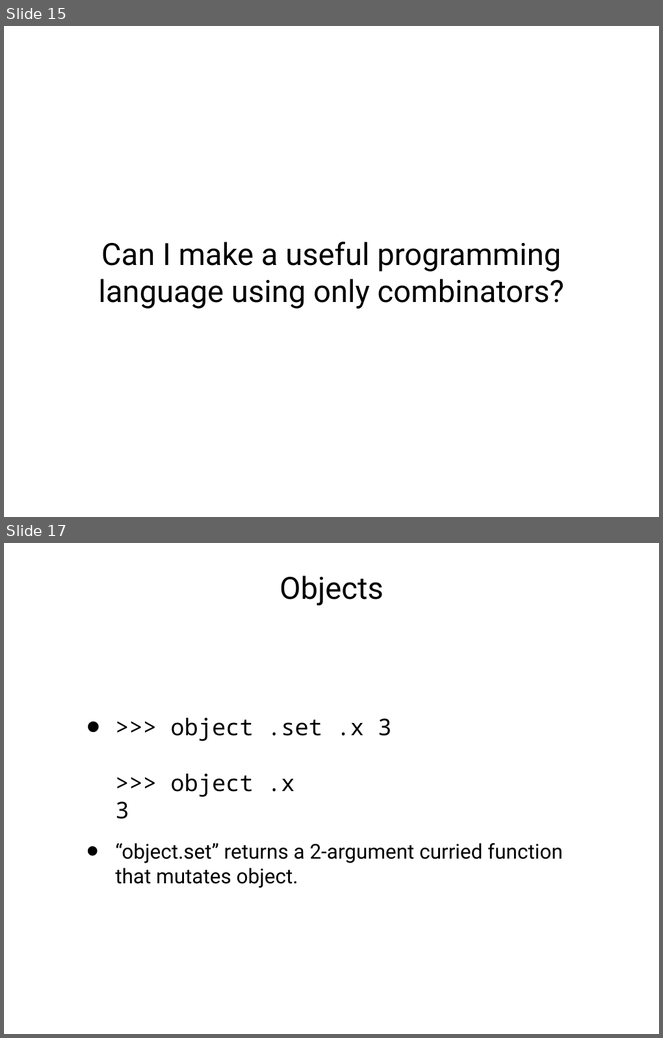
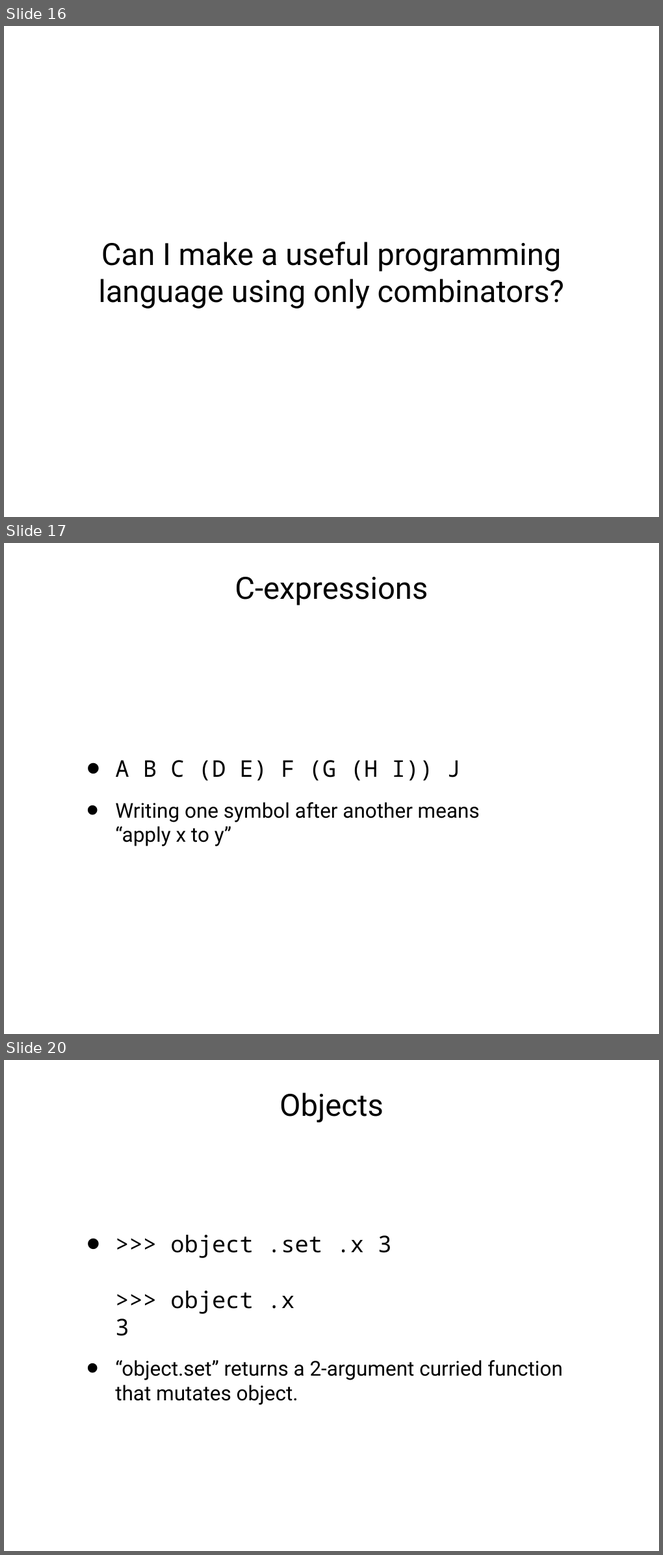
Before and after one commit to degoes-consulting/lambdaconf-2015, a slide deck: speakers/mcclure/IntroducingEmily0515_PPT.ppt. Shown one above the other, each under a label of ours: slides 15 and 17 before the commit, slides 16, 17 and 20 after it; the slides between them are not shown. The pictures are 663x1038 and 663x1555 pixels, drawn with LibreOffice and Linux fonts; fonts in the diff are those of the drawing. Boxes give left, top, right and bottom in pixels: in the first picture for what was removed or moved away, otherwise in the second. Text is boxed around its words. In the diff, an @@ line names an element or a change of style, - is before the commit and + after.

```diff
--- a/speakers/mcclure/IntroducingEmily0515_PPT.ppt
+++ b/speakers/mcclure/IntroducingEmily0515_PPT.ppt
@@ slide 17 added at box(4, 543, 659, 1034), background #FFFFFF @@
@@ title added at box(235, 577, 428, 605), 48 pt, text #000000 @@
+C-expressions
@@ text added at box(115, 760, 480, 847), 32 pt, text #000000 @@
+• A B C (D E) F (G (H I)) J
+• Writing one symbol after another means
+  “apply x to y”
@@ what was slide 15 is now slide 16 @@
@@ what was slide 17 is now slide 20 @@
```
Also in this commit, not shown: 14 slides changed, 4 other slides added, 2 other files.
